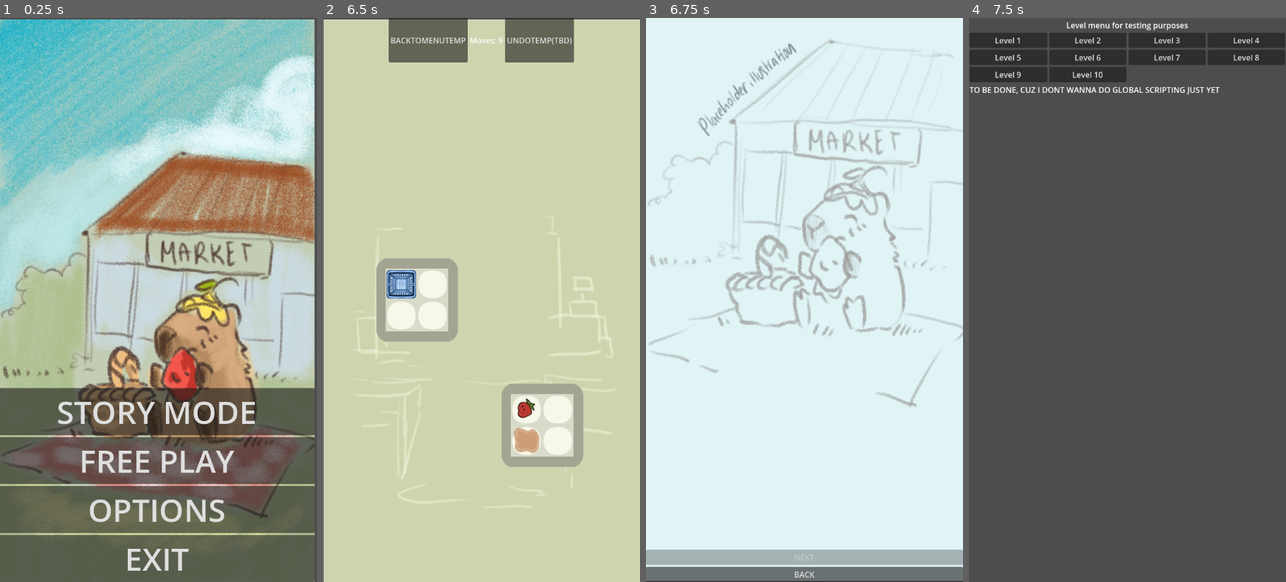
Above: before the commit, frames 1-4 (left to right).
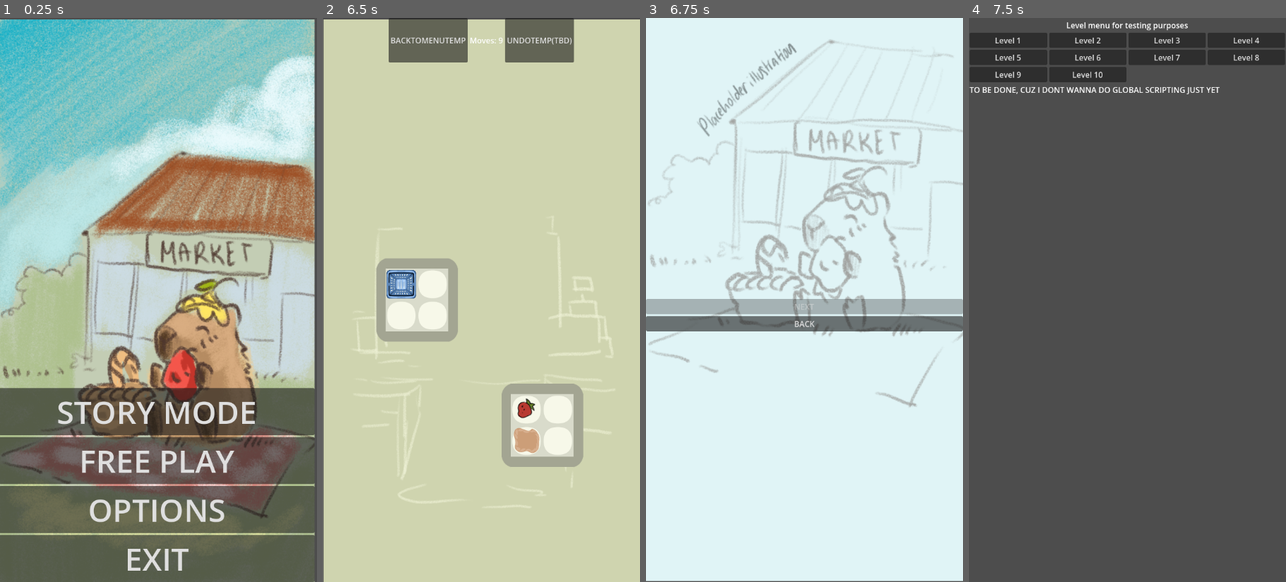
Above: after the commit, the same moments.

Repository: DrSkyrim/learning-game-development
Game: Godot game, scene res://Scenes/menus/main_menu.tscn
Two runs of this game, one before a commit and one after it. Both use one fixed random seed, a clock stepped at 60 frames per second and the inputs below.
Inputs:
- Up to frame 1 (0.25 s): no input
- Up to frame 2 (6.5 s): click "STORY MODE" at 0.5 s; click "UNDOTEMP(TBD)" at 1.25 s; click "BACKTOMENUTEMP" at 2 s; click "Level 1" at 2.75 s; tap Enter at 3.5, 5 s; hold D (move_right) 3.53-4.28 s; tap Ctrl (rotate_non_organic) at 3.6, 5.1 s; tap Space at 4.25, 5.75 s; hold S (move_down) 4.28-5.03 s; tap Shift (rotate_organic) at 4.35, 5.85 s; hold D (move_right) 5.03-5.78 s; hold W (move_up) from 5.78 s (still down)
- Up to frame 3 (6.75 s): tap Enter at 6.5 s; release W (move_up) at 6.53 s; hold A (move_left) from 6.53 s (still down); tap Ctrl (rotate_non_organic) at 6.6 s
- Up to frame 4 (7.5 s): release A (move_left) at 7.25 s; click "BACK" at 7.25 s

Frames 1-2 are identical in both runs. In frame 3, 11% of the frame differs, in the area x 0-100%, y 49-100%; in frame 4, nothing differs.
Error in both runs: Cannot call method 'change_scene_to_packed' on a null value. (res://Scenes/menus/level_select.gd:34)

Commit message:
Rescaled ending screens
Rescaled ending screens so I could actually press the buttons.

Diff:
--- a/learning-game-development/Scenes/menus/level_end_loss.tscn
+++ b/learning-game-development/Scenes/menus/level_end_loss.tscn
@@ -8,6 +8,7 @@
 anchors_preset = 15
 anchor_right = 1.0
 anchor_bottom = 1.0
+offset_bottom = -512.0
 grow_horizontal = 2
 grow_vertical = 2
 script = ExtResource("1_5hvpl")
--- a/learning-game-development/Scenes/menus/level_end_win.tscn
+++ b/learning-game-development/Scenes/menus/level_end_win.tscn
@@ -8,6 +8,7 @@
 anchors_preset = 15
 anchor_right = 1.0
 anchor_bottom = 1.0
+offset_bottom = -512.0
 grow_horizontal = 2
 grow_vertical = 2
 script = ExtResource("1_5hvpl")
